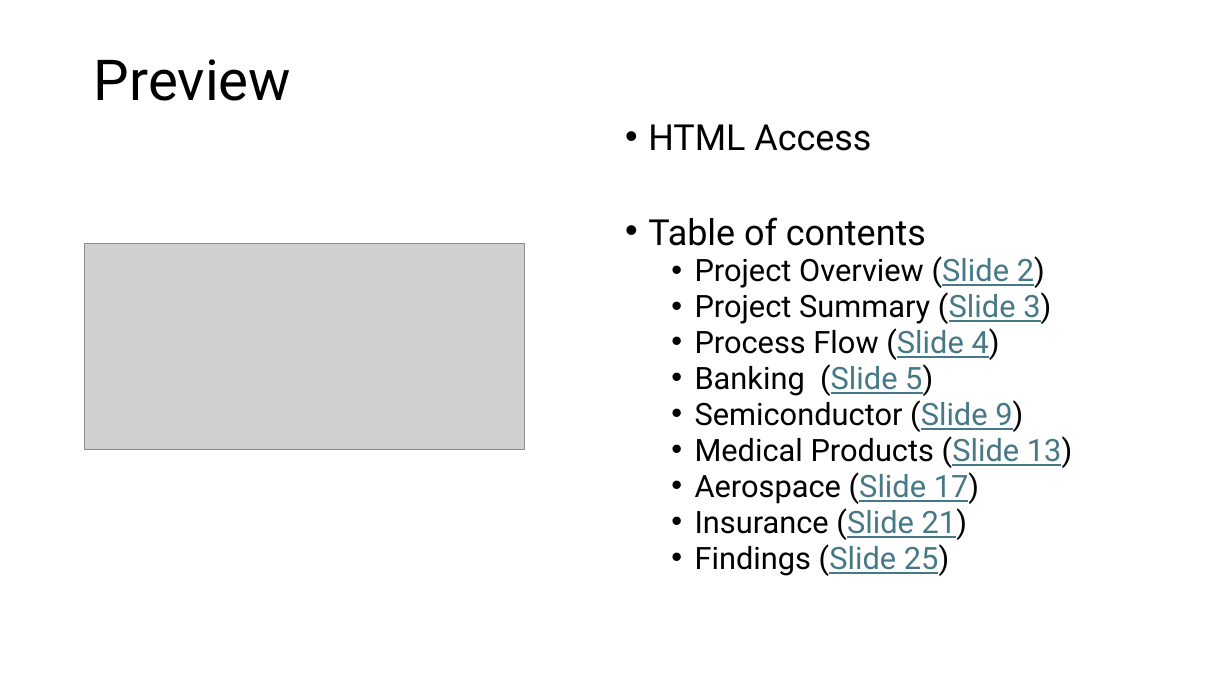
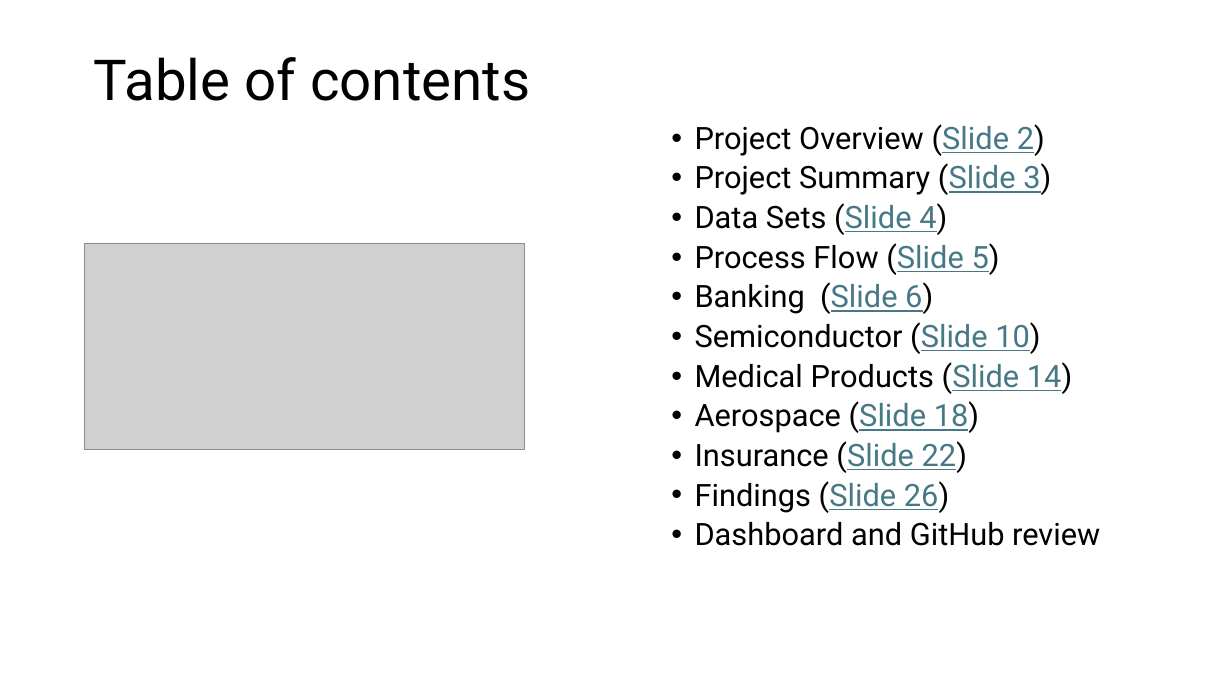
Before and after one commit to BrennanB572/Project-3, a slide deck: slide 2 of Company Stock vs Asset presentation.pptm. Drawn at 1232x693 pixels with LibreOffice and Linux fonts; fonts in the diff are those of the drawing; grey boxes stand for pictures. Boxes give left, top, right and bottom in pixels: in the first picture for what was removed or moved away, otherwise in the second. Text is boxed around its words. In the diff, an @@ line names an element or a change of style, - is before the commit and + after.

```diff
--- a/Company Stock vs Asset presentation.pptm
+++ b/Company Stock vs Asset presentation.pptm
@@ title at (x1=94, y1=57, x2=530, y2=101): text changed @@
-Preview
+Table of contents
@@ text at (x1=648, y1=124, x2=926, y2=246): paragraphs removed @@
-• HTML Access
-• Table of contents
@@ text at (x1=695, y1=124, x2=1051, y2=195): line spacing 0.8 to 0.9 @@
@@ text at (x1=695, y1=203, x2=1100, y2=546): text changed @@
-  • Process Flow (Slide 4)
-  • Banking (Slide 5)
-  • Semiconductor (Slide 9)
-  • Medical Products (Slide 13)
-  • Aerospace (Slide 17)
-  • Insurance (Slide 21)
-  • Findings (Slide 25)
+  • Data Sets (Slide 4)
+  • Process Flow (Slide 5)
+  • Banking (Slide 6)
+  • Semiconductor (Slide 10)
+  • Medical Products (Slide 14)
+  • Aerospace (Slide 18)
+  • Insurance (Slide 22)
+  • Findings (Slide 26)
+  • Dashboard and GitHub review
```
Also in this commit, not shown: 6 other slides changed.
